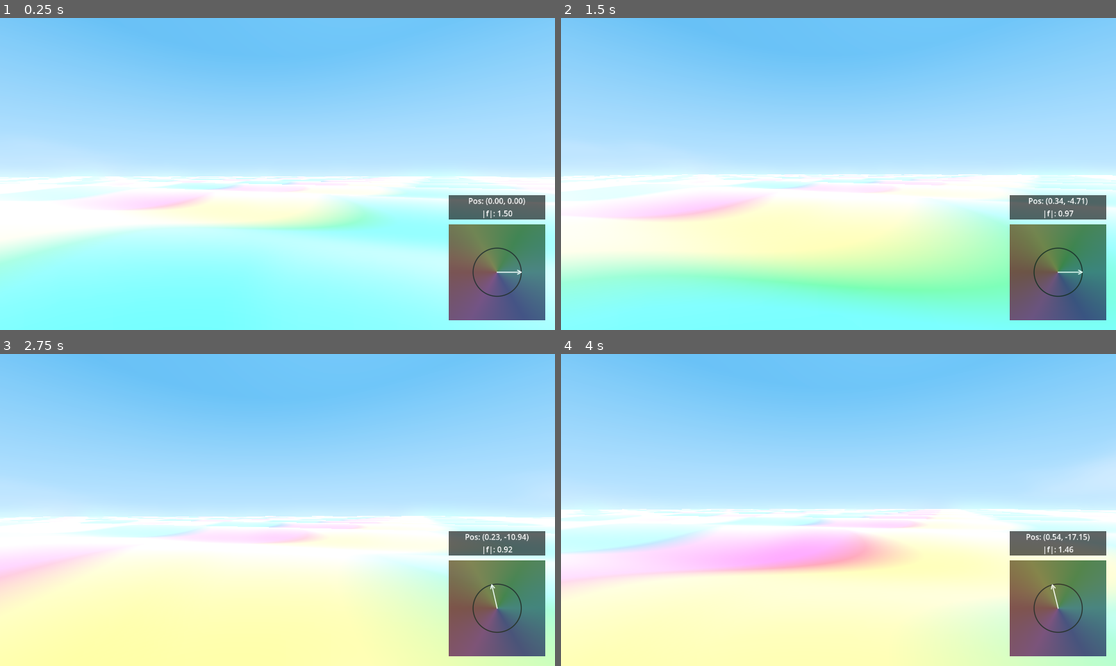
Above: before the commit, frames 1-4 (two rows, left to right).
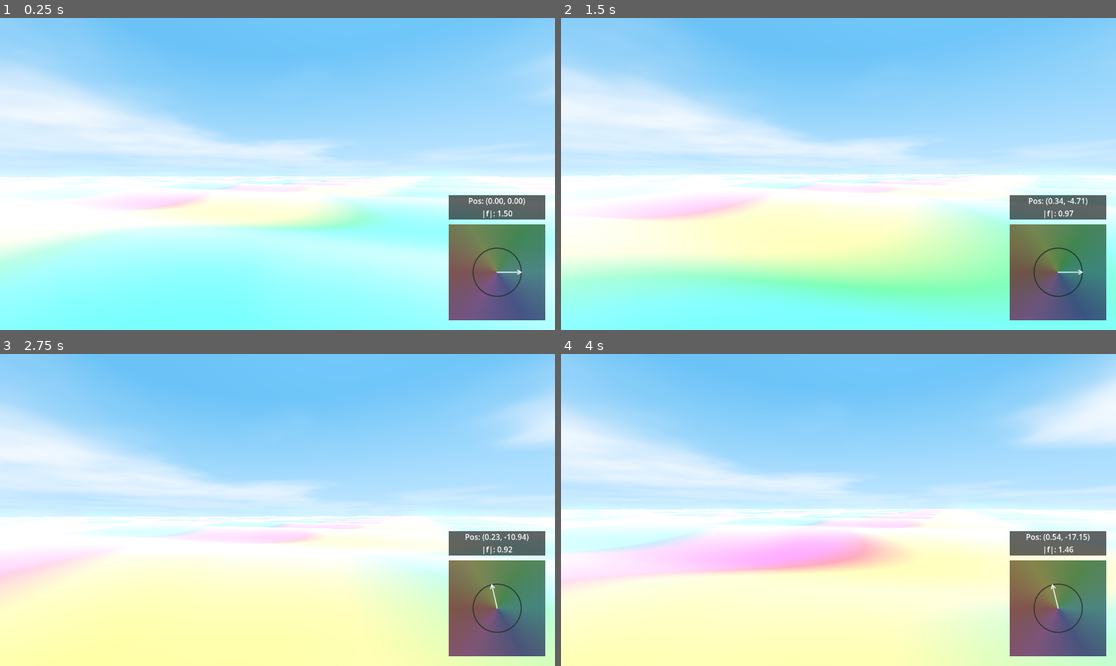
Above: after the commit, the same moments.

Repository: allanino/complex-functions-explorer
Game: Godot game, scene res://scenes/main.tscn
Same seed, same stepped clock (60 frames per second), same inputs: the game is played once before the commit and once after it.
Inputs (mouse positions are in pixels of both pictures, inside the frame that each line leads up to):
- Up to frame 1 (0.25 s): no input
- Up to frame 2 (1.5 s): tap Enter at 0.5 s; move the mouse to (866, 174) at 0.52 s; hold W (move_forward) from 0.53 s (still down); move the mouse to (810, 174) at 1.27 s
- Up to frame 3 (2.75 s): keep holding W (move_forward); move the mouse to (288, 503) at 2.02 s
- Up to frame 4 (4 s): keep holding W (move_forward); move the mouse to (832, 516) at 2.77 s; move the mouse to (877, 513) at 3.52 s

The runs differ from the first frame. In frame 1, 9.2% of the frame differs, in the area x 0-100%, y 10-48%; in frame 2, 9.8%; in frame 3, 9.4%; in frame 4, 10%, in the area x 0-100%, y 0-47%.

Commit message:
Expand cloud coverage across the entire sky
- Adjusted the cloud UV projection to improve distribution between zenith and horizon.
- Lowered the cloud density threshold to increase overall sky coverage.
- Refined detail noise mixing to maintain cloud volume at higher altitudes.
- Softened the horizon fade for a more natural transition.

Co-authored-by: allanino <5325241+allanino@users.noreply.github.com>

Diff:
--- a/shaders/sky.gdshader
+++ b/shaders/sky.gdshader
@@ -61,18 +61,21 @@
 
     // Clouds
     if (eye_alt > -0.1) {
-        // Improved UV projection to reduce horizon stretching
-        vec2 cloud_uv = EYEDIR.xz / (max(eye_alt, 0.0) + 0.2);
-        cloud_uv += TIME * 0.02; // Slower, more realistic cloud movement
+        // Use a more balanced projection for coverage across the entire sky
+        // Adding a smaller offset to the denominator to keep clouds visible at zenith
+        vec2 cloud_uv = EYEDIR.xz / (max(eye_alt, 0.01) + 0.05);
+        cloud_uv += TIME * 0.015;
 
-        float cloud_fbm = fbm(cloud_uv * 0.25);
-        // Multi-layered density for softer transitions and varied thickness
-        float cloud_density = smoothstep(0.4, 0.9, cloud_fbm);
-        float detail_noise = fbm(cloud_uv * 0.8 + vec2(TIME * 0.01));
-        cloud_density *= 0.8 + 0.4 * detail_noise;
+        float cloud_fbm = fbm(cloud_uv * 0.3);
+        // Lower threshold for more cloud coverage across the sky
+        float cloud_density = smoothstep(0.3, 0.8, cloud_fbm);
+
+        // Add detail noise without over-thinning
+        float detail_noise = fbm(cloud_uv * 1.5 + vec2(TIME * 0.005));
+        cloud_density = mix(cloud_density, cloud_density * detail_noise, 0.3);
 
         // Fade clouds at horizon more gracefully
-        float horizon_fade = smoothstep(-0.1, 0.3, eye_alt);
+        float horizon_fade = smoothstep(-0.05, 0.2, eye_alt);
         cloud_density *= horizon_fade;
         cloud_density = clamp(cloud_density, 0.0, 1.0);
 
